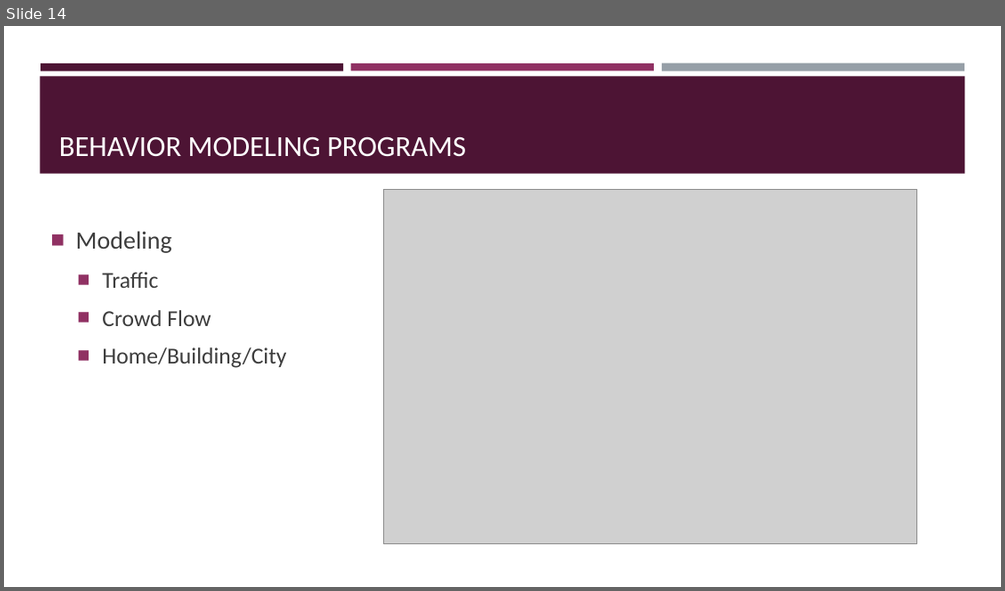
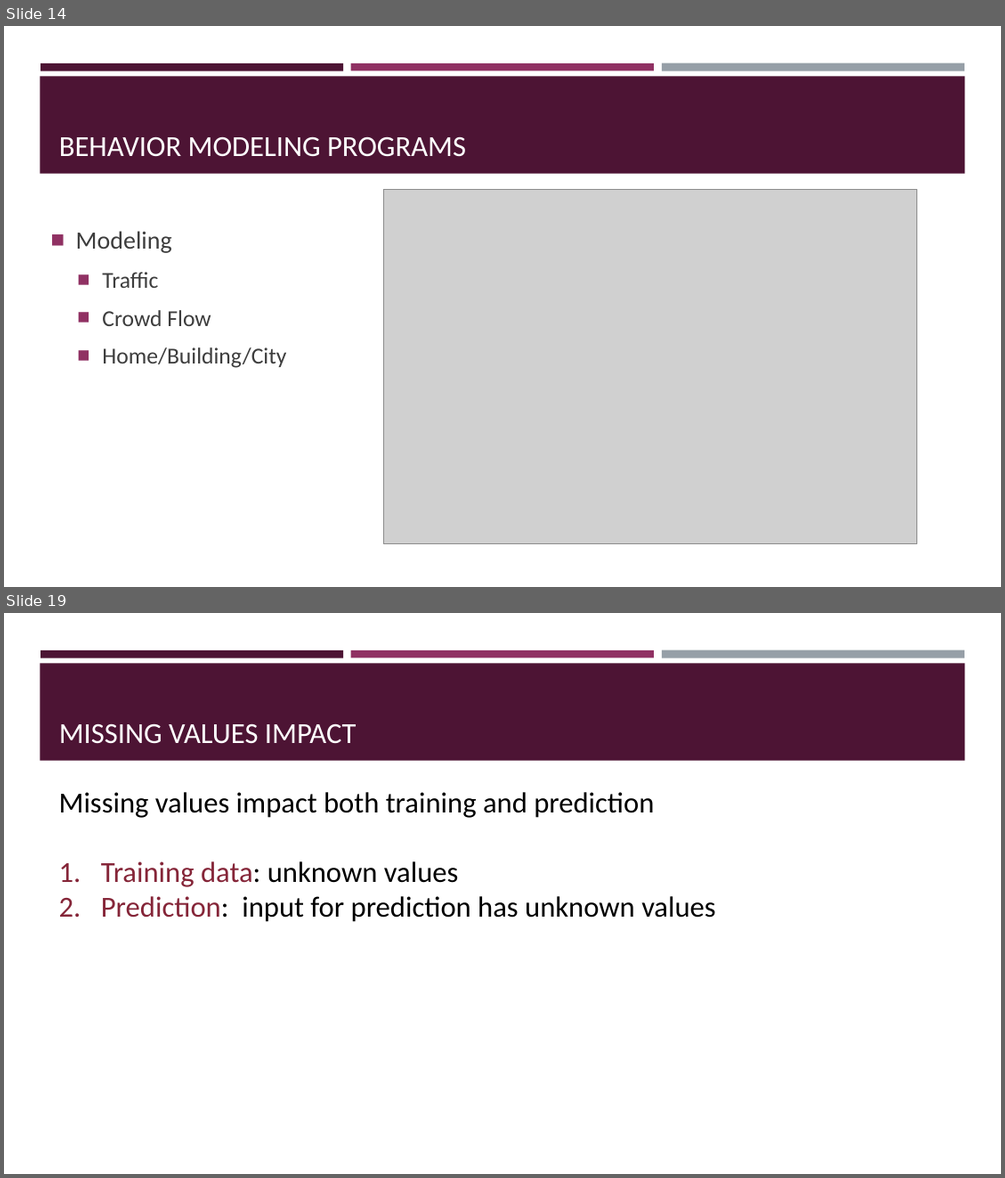
Before and after one commit to BeiyuLinCS/beiyulin.github.io, a slide deck: teach/spring_21/behavior_modeling/week2_research_method.pptx. Shown one above the other, each under a label of ours: slide 14 before the commit, slides 14 and 19 after it; the slides between them are not shown. The pictures are 1005x591 and 1005x1178 pixels, drawn with LibreOffice and Linux fonts; fonts in the diff are those of the drawing; grey boxes stand for pictures. Boxes give left, top, right and bottom in pixels: in the first picture for what was removed or moved away, otherwise in the second. Text is boxed around its words. In the diff, an @@ line names an element or a change of style, - is before the commit and + after.

```diff
--- a/teach/spring_21/behavior_modeling/week2_research_method.pptx
+++ b/teach/spring_21/behavior_modeling/week2_research_method.pptx
@@ slide 19 added at (4, 613, 1001, 1174), background #FFFFFF; not listed: 4 template elements that a slide beside it also shows @@
@@ title added at (59, 723, 356, 744), 28 pt, text #FFFFFF @@
+MISSING VALUES IMPACT
@@ text added at (59, 792, 715, 922), 28 pt, text #000000 @@
+Missing values impact both training and prediction
+1. Training data: unknown values
+2. Prediction: input for prediction has unknown values
```
Also in this commit, not shown: 2 slides changed, 39 other slides added, 1 slide removed, 1 other file.
